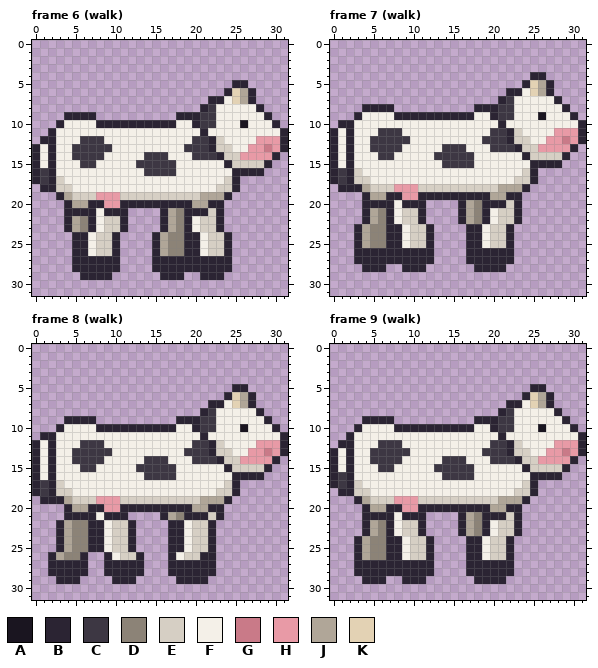
File history of a pixel-art file, Assets/Sprites/Animals/cow.aseprite. Above, as it was before the edit.
32x32 pixels, 21 frames. Shown: frame 6 (walk), frame 7 (walk), frame 8 (walk), frame 9 (walk). The commit also changed other frames, which this record leaves out.
Palette (. is transparent): A #1a1520  B #2b2433  C #3d3743  D #8c8377  E #d6cfc4  F #f4f0e8  G #c97a88  H #e89aa6  J #b0a698  K #e3d2b4
Pixels before, frame 6 (walk), first column x 0:
 5 .........................BB.....
 6 ........................BKJB....
 7 ......................BBFKJB....
 8 .....................BCFFFFFB...
 9 ....BBBB..........BBBCCFFFFFFB..
10 ...BFFFFBBBBBBBBBBFFBCCFFFAFFFB.
11 ..BFFFFFFFFFFFFFFFFFFBFFFFFFFFFB
12 .BBFFFCCCFFFFFFFFFFFCCBEFFFFHHHB
13 BFBFFCCCCCFFFFFFFFFCCCBEEFFHHGHB
14 BFBFFCCCCFFFFFCCCFFFCCCBEEHHHHB.
15 BFBFFFCCFFFFFCCCCCFFFFFFBEEEEB..
16 BCBFFFFFFFFFFFCCCCFFFFFFFBBBB...
17 BCBEFFFFFFFFFFFFFFFFFFFFEB......
18 .BBEEFFFFFFFFFFFFFFFFFFEEB......
19 ...BJEEEHHHEEEEEEEEEEJJJB.......
20 ....BJJBBHHBBBBBBBBBJJBB........
21 ....BBBBFBBB....BJDBBBEB........
22 ....BJDBFEEB....BJDBFEEB........
23 ....BJDBFEEB....BJDBFEEB........
24 .....BBFEEB....BJDDBBFEEB.......
25 .....BBFEEB....BJDDBBFEEB.......
26 .....BBFEEB....BJDDBBFEEB.......
27 .....BBBBBB....BBBBBBBBBB.......
28 .....BBBBBB....BBBBBBBBBB.......
29 ......BBBB......BBB..BBB........
Pixels before, frame 7 (walk), first column x 0:
 4 .........................BB.....
 5 ........................BKJB....
 6 ......................BBFKJB....
 7 .....................BCFFFFFB...
 8 ....BBBB..........BBBCCFFFFFFB..
 9 ...BFFFFBBBBBBBBBBFFBCCFFFAFFFB.
10 .BBFFFFFFFFFFFFFFFFFFBFFFFFFFFFB
11 BFBFFFCCCFFFFFFFFFFFCCBEFFFFHHHB
12 BFBFFCCCCCFFFFFFFFFCCCBEEFFHHGHB
13 BFBFFCCCCFFFFFCCCFFFCCCBEEHHHHB.
14 BFBFFFCCFFFFFCCCCCFFFFFFBEEEEB..
15 BFBFFFFFFFFFFFCCCCFFFFFFFBBBB...
16 BCBEFFFFFFFFFFFFFFFFFFFFEB......
17 BCBEEFFFFFFFFFFFFFFFFFFEEB......
18 .BBBJEEEHHHEEEEEEEEEEJJJB.......
19 ....BJJBBHHBBBBBBBBBJJBB........
20 ....BBBBFBBB....BJDBBBEB........
21 ....BJDBFEEB....BJDBFEEB........
22 ....BJDBFEEB....BJDBFEEB........
23 ...BJDDBBFEEB....BBFEEB.........
24 ...BJDDBBFEEB....BBFEEB.........
25 ...BJDDBBFEEB....BBFEEB.........
26 ...BBBBBBBBBB....BBBBBB.........
27 ...BBBBBBBBBB....BBBBBB.........
28 ....BBB..BBB......BBBB..........
Pixels before, frame 8 (walk), first column x 0:
 5 .........................BB.....
 6 ........................BKJB....
 7 ......................BBFKJB....
 8 .....................BCFFFFFB...
 9 ....BBBB..........BBBCCFFFFFFB..
10 ...BFFFFBBBBBBBBBBFFBCCFFFAFFFB.
11 .BBFFFFFFFFFFFFFFFFFFBFFFFFFFFFB
12 BFBFFFCCCFFFFFFFFFFFCCBEFFFFHHHB
13 BFBFFCCCCCFFFFFFFFFCCCBEEFFHHGHB
14 BFBFFCCCCFFFFFCCCFFFCCCBEEHHHHB.
15 BFBFFFCCFFFFFCCCCCFFFFFFBEEEEB..
16 BFBFFFFFFFFFFFCCCCFFFFFFFBBBB...
17 BCBEFFFFFFFFFFFFFFFFFFFFEB......
18 BCBEEFFFFFFFFFFFFFFFFFFEEB......
19 .BBBJEEEHHHEEEEEEEEEEJJJB.......
20 ....BJJBBHHBBBBBBBBBJJBB........
21 ....BBBBFBBB....BJDBBBEB........
22 ...BJDDBBFEEB....BBFEEB.........
23 ...BJDDBBFEEB....BBFEEB.........
24 ...BJDDBBFEEB....BBFEEB.........
25 ...BJDDBBFEEB....BBFEEB.........
26 ..BJDDB..BFEEB...BFEEBB.........
27 ..BBBBB..BBBBB...BBBBBB.........
28 ..BBBBB..BBBBB...BBBBBB.........
29 ...BBB....BBB.....BBBB..........
Pixels before, frame 9 (walk), first column x 0:
 5 .........................BB.....
 6 ........................BKJB....
 7 ......................BBFKJB....
 8 .....................BCFFFFFB...
 9 ....BBBB..........BBBCCFFFFFFB..
10 ...BFFFFBBBBBBBBBBFFBCCFFFAFFFB.
11 ..BFFFFFFFFFFFFFFFFFFBFFFFFFFFFB
12 .BBFFFCCCFFFFFFFFFFFCCBEFFFFHHHB
13 BFBFFCCCCCFFFFFFFFFCCCBEEFFHHGHB
14 BFBFFCCCCFFFFFCCCFFFCCCBEEHHHHB.
15 BFBFFFCCFFFFFCCCCCFFFFFFBEEEEB..
16 BCBFFFFFFFFFFFCCCCFFFFFFFBBBB...
17 BCBEFFFFFFFFFFFFFFFFFFFFEB......
18 .BBEEFFFFFFFFFFFFFFFFFFEEB......
19 ...BJEEEHHHEEEEEEEEEEJJJB.......
20 ....BJJBBHHBBBBBBBBBJJBB........
21 ....BBBBFBBB....BJDBBBEB........
22 ....BJDBFEEB....BJDBFEEB........
23 ....BJDBFEEB....BJDBFEEB........
24 ...BJDDBBFEEB....BBFEEB.........
25 ...BJDDBBFEEB....BBFEEB.........
26 ...BJDDBBFEEB....BBFEEB.........
27 ...BBBBBBBBBB....BBBBBB.........
28 ...BBBBBBBBBB....BBBBBB.........
29 ....BBB..BBB......BBBB..........
The same view after the edit:
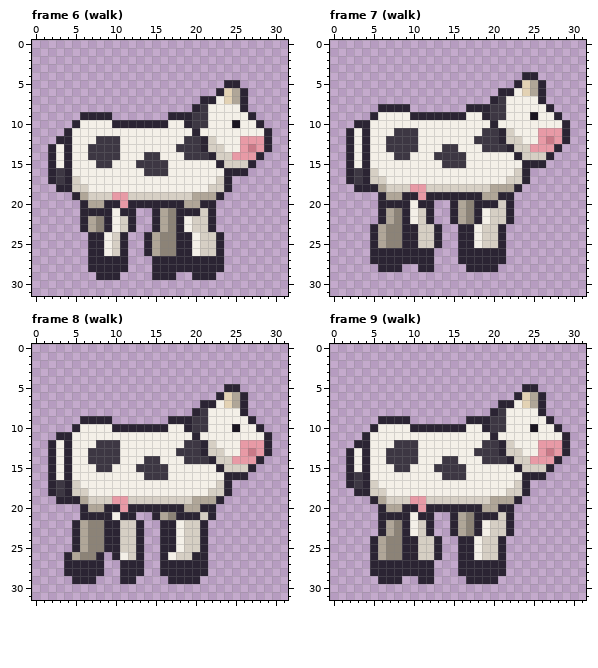
Change:
Changed rows in their new state; - is an unchanged pixel.
Frame 6 (walk):
first column x 0:
 5 ------------------------B-.-----
 6 -----------------------BKJB.----
 7 ---------------------B-FKJB.----
 8 --------------------BCF---B..---
 9 ----..--BB-------B--C-F----B..--
10 ---..B--FF-------F-BC-F--AF-B..-
11 --..B---------------BF-------B..
12 -..BB-FF-CC--------C-BEF--HH-B..
13 ..--BFF---C-------C--BE-F-HG-B..
14 ..--BFF--CC-----F--C--BE-H--B..-
15 ..--B-FFCC-------F-----BE--B..--
16 ..-CB------------F------B--..---
17 ..-CBE-----------------EB.------
18 -..BBEE---------------E-B.------
19 ---..BJ-EE-H--------J--B.-------
20 ----..BJJBBH-------J-B-.--------
21 ----..--B-F-B--BJDB--EB.--------
22 ----..BJDBFEB--BJDBFE-B.--------
23 ----..BJDBFEB--BJDBFE-B.--------
24 -----..BBFEB--BJD-B-FE-B.-------
25 -----..BBFEB--BJD-B-FE-B.-------
26 -----..BBFEB--BJD-B-FE-B.-------
27 -----..----B------------.-------
28 -----..----B------------.-------
29 ------..--B----B--.-B--.--------
Frame 7 (walk):
first column x 0:
 4 ------------------------B-.-----
 5 -----------------------BKJB.----
 6 ---------------------B-FKJB.----
 7 --------------------BCF---B..---
 8 ----..--BB-------B--C-F----B..--
 9 ---..B--FF-------F-BC-F--AF-B..-
10 -..BB---------------BF-------B..
11 ..--B-FF-CC--------C-BEF--HH-B..
12 ..--BFF---C-------C--BE-F-HG-B..
13 ..--BFF--CC-----F--C--BE-H--B..-
14 ..--B-FFCC-------F-----BE--B..--
15 ..--B------------F------B--..---
16 ..-CBE-----------------EB.------
17 ..-CBEE---------------E-B.------
18 -..-BBJ-EE-H--------J--B.-------
19 ----..BJJBBH-------J-B-.--------
20 ----..--B-F-B--BJDB--EB.--------
21 ----..BJDBFEB--BJDBFE-B.--------
22 ----..BJDBFEB--BJDBFE-B.--------
23 ---..BJDDBB-EB--B-FE-B.---------
24 ---..BJDDBB-EB--B-FE-B.---------
25 ---..BJDDBB-EB--B-FE-B.---------
26 ---..-----------B-----.---------
27 ---..-----------B-----.---------
28 ----..-BB..-B----B---.----------
Frame 8 (walk):
first column x 0:
 5 ------------------------B-.-----
 6 -----------------------BKJB.----
 7 ---------------------B-FKJB.----
 8 --------------------BCF---B..---
 9 ----..--BB-------B--C-F----B..--
10 ---..B--FF-------F-BC-F--AF-B..-
11 -..BB---------------BF-------B..
12 ..--B-FF-CC--------C-BEF--HH-B..
13 ..--BFF---C-------C--BE-F-HG-B..
14 ..--BFF--CC-----F--C--BE-H--B..-
15 ..--B-FFCC-------F-----BE--B..--
16 ..--B------------F------B--..---
17 ..-CBE-----------------EB.------
18 ..-CBEE---------------E-B.------
19 -..-BBJ-EE-H--------J--B.-------
20 ----..BJJBBH-------J-B-.--------
21 ----..--B-F-B--BJDB--EB.--------
22 ---..BJDDBB-EB--B-FE-B.---------
23 ---..BJDDBB-EB--B-FE-B.---------
24 ---..BJDDBB-EB--B-FE-B.---------
25 ---..BJDDBB-EB--B-FE-B.---------
26 --..BJDDB.BF----BFE-B-.---------
27 --..---BB..-----B-----.---------
28 --..---BB..-----B-----.---------
29 ---..-BB--.------B---.----------
Frame 9 (walk):
first column x 0:
 5 ------------------------B-.-----
 6 -----------------------BKJB.----
 7 ---------------------B-FKJB.----
 8 --------------------BCF---B..---
 9 ----..--BB-------B--C-F----B..--
10 ---..B--FF-------F-BC-F--AF-B..-
11 --..B---------------BF-------B..
12 -..BB-FF-CC--------C-BEF--HH-B..
13 ..--BFF---C-------C--BE-F-HG-B..
14 ..--BFF--CC-----F--C--BE-H--B..-
15 ..--B-FFCC-------F-----BE--B..--
16 ..-CB------------F------B--..---
17 ..-CBE-----------------EB.------
18 -..BBEE---------------E-B.------
19 ---..BJ-EE-H--------J--B.-------
20 ----..BJJBBH-------J-B-.--------
21 ----..--B-F-B--BJDB--EB.--------
22 ----..BJDBFEB--BJDBFE-B.--------
23 ----..BJDBFEB--BJDBFE-B.--------
24 ---..BJDDBB-EB--B-FE-B.---------
25 ---..BJDDBB-EB--B-FE-B.---------
26 ---..BJDDBB-EB--B-FE-B.---------
27 ---..-----------B-----.---------
28 ---..-----------B-----.---------
29 ----..-BB..-B----B---.----------
